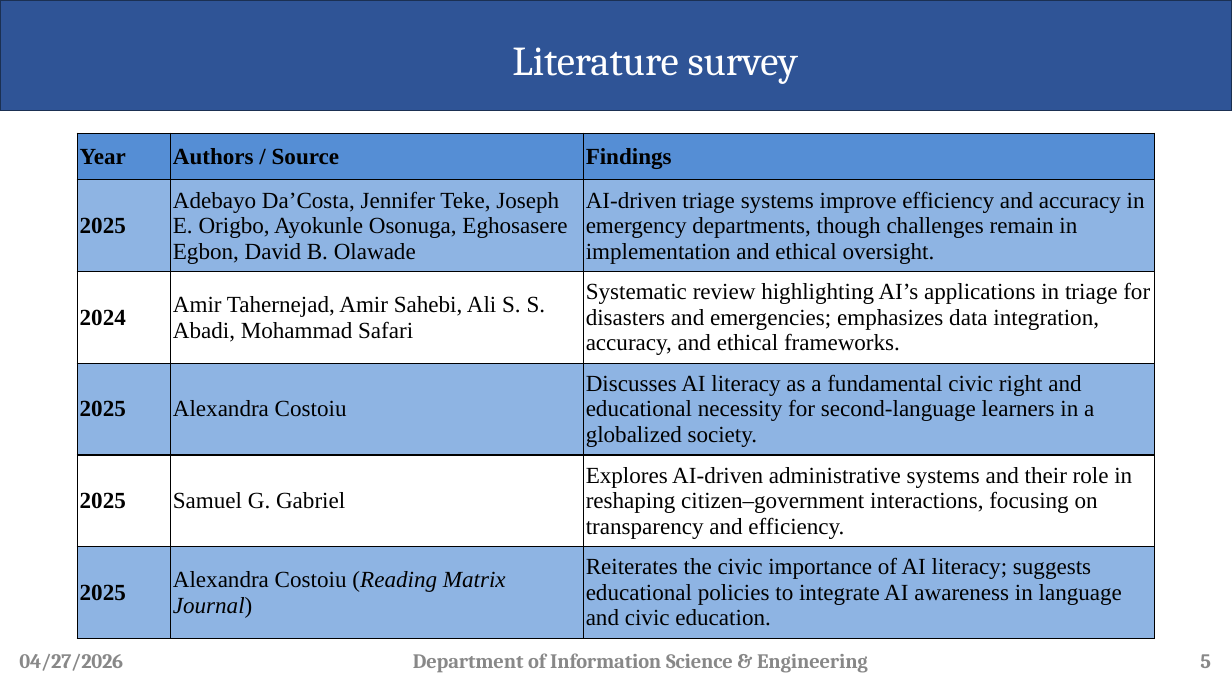
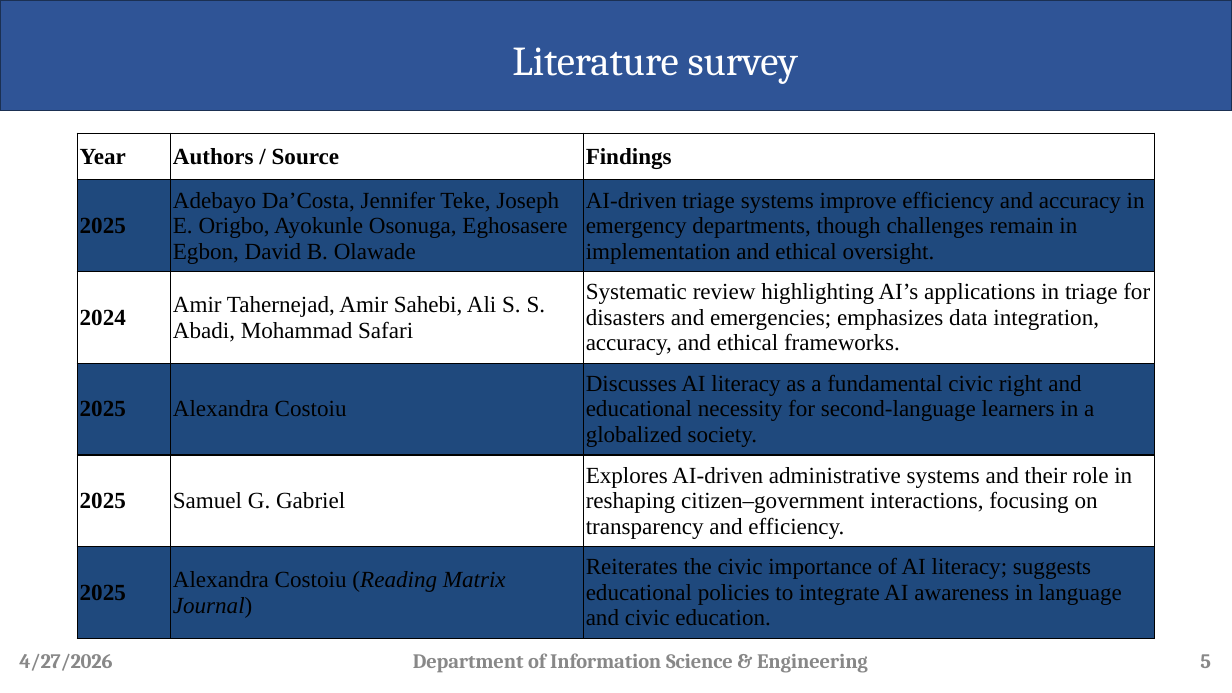
Before and after one commit to Dikshith-Manjunath/MAD-Lab, a slide deck: slide 5 of Mini project - II (22IS66).pptx. Drawn at 1232x693 pixels with LibreOffice and Linux fonts; fonts in the diff are those of the drawing; background and template pictures are left out. Boxes give left, top, right and bottom in pixels: in the first picture for what was removed or moved away, otherwise in the second. Text is boxed around its words. In the diff, an @@ line names an element or a change of style, - is before the commit and + after.

```diff
--- a/Mini project - II (22IS66).pptx
+++ b/Mini project - II (22IS66).pptx
@@ table at bbox=[78, 133, 1155, 639] @@
@@ fill #558ED5 to #FFFFFF in row 1 @@
@@ fill #8EB4E3 to #1F497D in 9 cells @@
@@ text at bbox=[19, 654, 112, 671]: text changed @@
-04/27/2026
+4/27/2026
```
Also in this commit, not shown: 16 other slides changed, 1 slide removed, 3 other files.
